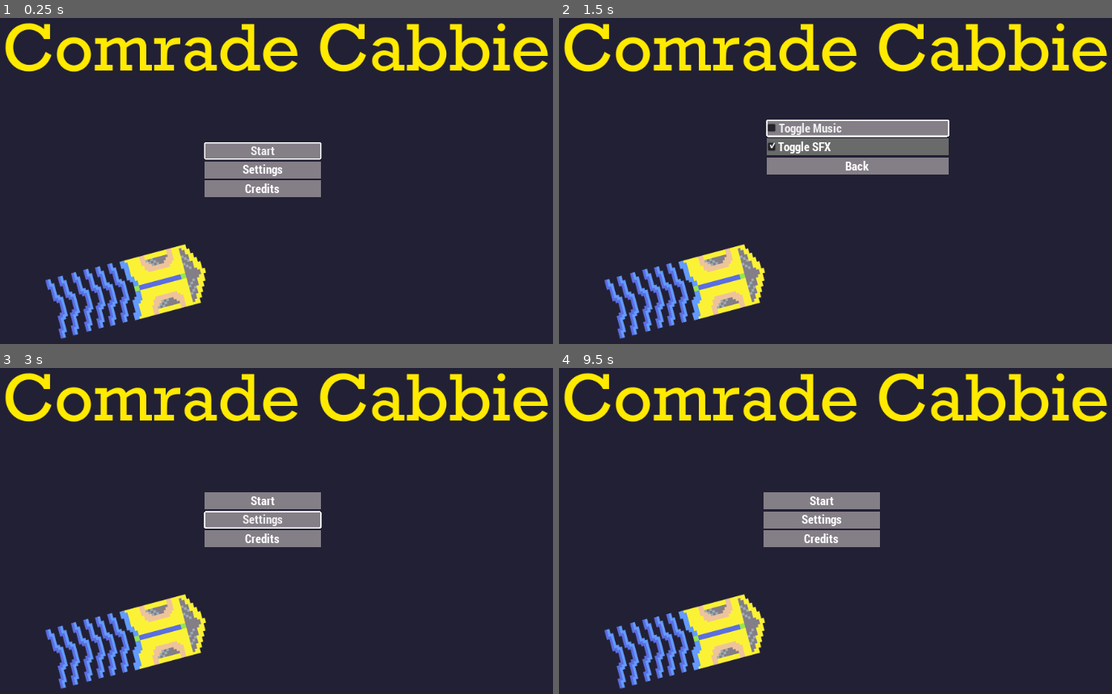
Above: before the commit, frames 1-4 (two rows, left to right).
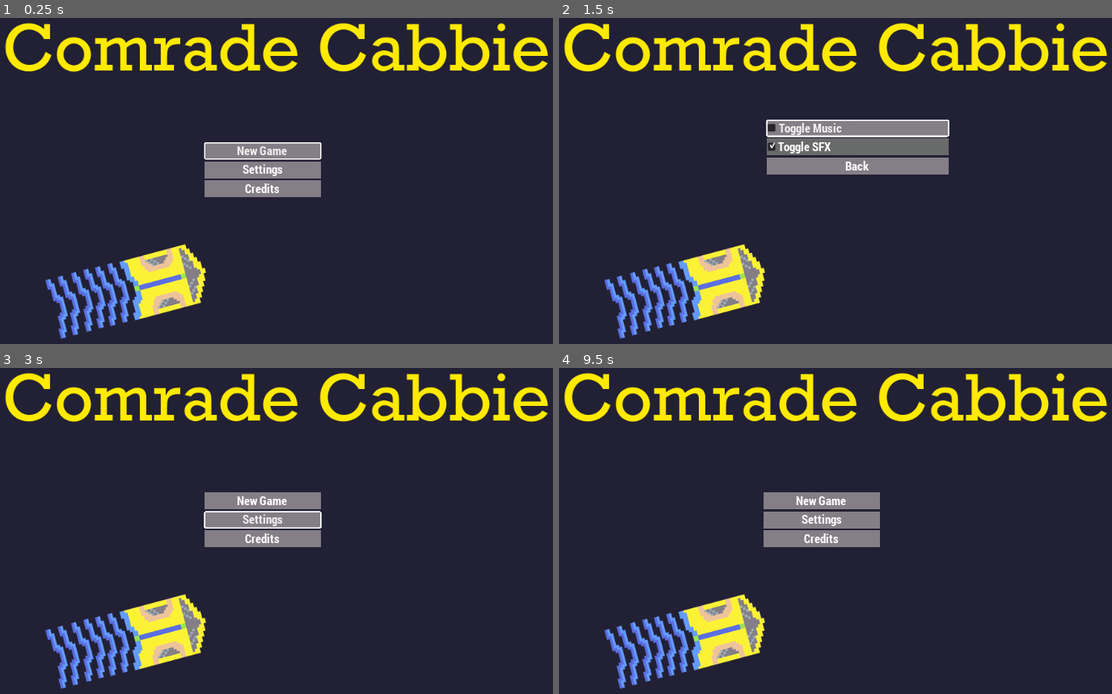
Above: after the commit, the same moments.

Repository: broquaint/comrade-cabbie
Game: Godot game, scene res://Root.tscn
The game is run twice, just before and just after one commit, with the same random seed, the same clock (stepped at 60 frames per second) and the same inputs.
Inputs:
- Up to frame 1 (0.25 s): no input
- Up to frame 2 (1.5 s): click "Settings" at 0.5 s; click "Toggle Music" at 1.25 s
- Up to frame 3 (3 s): click "Toggle SFX" at 2 s; click "Back" at 2.75 s
- Up to frame 4 (9.5 s): click "Credits" at 3.5 s; click "Start" (after the commit: "New Game") at 4.25 s; click "Start" (after the commit: "New Game") at 5 s; hold Right (move_right) 5.78-6.53 s; hold Left (move_left) 6.53-7.28 s; hold Right (move_right) 7.28-8.03 s; hold Up (move_up) 8.03-8.78 s; hold Left (move_left) from 8.78 s (still down); tap Escape (pause) at 9.4 s

The runs differ from the first frame. In frame 1, 0.1% of the frame differs, in the area x 42-52%, y 39-43%; in frame 2, nothing differs; in frame 3, 0.2%; in frame 4, 0.2%.

Commit message:
Add save game functionality
Imagine losing progress.

Diff:
--- a/Asteroid.gd
+++ b/Asteroid.gd
@@ -5,7 +5,12 @@
 export var start_position : Vector2
 export var map_name : String
 
+# Used in subclasses!
+# warning-ignore:unused_signal
 signal announce_unlock(msg)
 
 func on_asteroid_unlocked(_asteroid):
 	pass
+
+func lift_barrier():
+	pass
--- a/FunAsteroid.gd
+++ b/FunAsteroid.gd
@@ -1,4 +1,7 @@
 extends "res://Asteroid.gd"
 
-func on_asteroid_unlocked(asteroid):
+func on_asteroid_unlocked(_asteroid):
 	pass
+
+func lift_barrier():
+	pass
--- a/GameState.gd
+++ b/GameState.gd
@@ -31,8 +31,50 @@
 var unlock_order : Array
 var asteroids_done : Array
 
+const SAVE_GAME_PATH = 'user://savegame.json'
+func save_game_state():
+	var save = {
+		# Don't store the actual node
+		current_asteroid_name = current_asteroid.name,
+		asteroid_satisfaction = asteroid_satisfaction,
+
+		journeys = journeys,
+		unlocks = unlocks,
+		unlock_order = unlock_order,
+		asteroids_done = asteroids_done,
+
+		play_time = root().play_time()
+	}
+	var save_game = File.new()
+	save_game.open(SAVE_GAME_PATH, File.WRITE)
+	save_game.store_string(to_json(save))
+	save_game.close()
+
+func load_game_state():
+	var save_game = File.new()
+	save_game.open(SAVE_GAME_PATH, File.READ)
+	var state = parse_json(save_game.get_as_text())
+	save_game.close()
+
+	# Don't store the actual node
+	self.current_asteroid = asteroid_node(state['current_asteroid_name'])
+	self.asteroid_satisfaction = state['asteroid_satisfaction']
+
+	self.journeys = state['journeys']
+	self.unlocks = state['unlocks']
+	self.unlock_order = state['unlock_order']
+	self.asteroids_done = state['asteroids_done']
+
+	for asteroid in asteroids_done:
+		asteroid_node(asteroid + 'Asteroid').lift_barrier()
+
+	return state
+
+func has_game_save():
+	return File.new().file_exists(SAVE_GAME_PATH)
+
 func initialize():
-	self.current_asteroid = get_node('/root/Root/HomeAsteroid')
+	self.current_asteroid = asteroid_node('HomeAsteroid')
 	if not asteroid_satisfaction.empty():
 		for k in asteroid_satisfaction.keys():
 			self.asteroid_satisfaction[k] = DEFAULT_SATISFACTION
@@ -50,7 +92,7 @@
 	self.asteroids_done = []
 
 const CONFIG_PATH = 'user://gamestate.cfg'
-func load_data():
+func load_settings():
 	var config = ConfigFile.new()
 	var res = config.load(CONFIG_PATH)
 	if res != OK:
@@ -92,7 +134,13 @@
 	set_seen_intro(true)
 
 func set_current_asteroid(new_asteroid):
-	current_asteroid = get_node("/root/Root/%sAsteroid" % new_asteroid)
+	current_asteroid = asteroid_node("%sAsteroid" % new_asteroid)
+
+func root():
+	return get_node('/root/Root')
+
+func asteroid_node(name):
+	return root().get_node(name)
 
 func on_new_dropoff(_dropoff: DropoffPoint, asteroid: Node2D, travel_time: float, journey_score: int):
 	var prev_satisfaction = asteroid_satisfaction[asteroid.name]
@@ -126,6 +174,11 @@
 	journeys.push_front({score = journey_score, asteroid = asteroid.name.replace('Asteroid', '')})
 	handle_unlocks()
 
+	save_game_state()
+
+func on_asteroid_change(_from, _to):
+	call_deferred('save_game_state')
+
 func good_journey_count():
 	if unlock_order.empty():
 		return 0
@@ -167,13 +220,3 @@
 
 func unlocked_asteroids():
 	return asteroids_done
-#	var res = []
-#	for k in unlocks.keys():
-#		if unlocks[k]:
-#			res.append(k)
-#	# A bit clunky but only consider a unlock on _subsequent_ unlock.
-#	if res.size() > 0:
-#		res.pop_back()
-#	if not res.has('Home'):
-#		res.append('Home')
-#	return res
--- a/GoodsAsteroid.gd
+++ b/GoodsAsteroid.gd
@@ -3,6 +3,9 @@
 func on_asteroid_unlocked(asteroid):
 	# TODO – Create Fun asteroid and unlock _that_ too.
 	if asteroid == 'Home':
-		$HomeBarrier/AnimationPlayer.play("LiftHomeBarrier")
+		lift_barrier()
 #		emit_signal("announce_unlock", '[b]The Fun asteroid wants you! Head to the [i]Mideastern Tunnel[/i]![/b]')
 		emit_signal("announce_unlock", '[b]All asteroids explored! Comrade Cabbie, you are [i]the best![/i][/b]')
+
+func lift_barrier():
+	$HomeBarrier/AnimationPlayer.play("LiftHomeBarrier")
--- a/HUD.tscn
+++ b/HUD.tscn
@@ -32,6 +32,7 @@
 [ext_resource path="res://assets/pickup point.png" type="Texture" id=30]
 [ext_resource path="res://assets/dropoff point.png" type="Texture" id=31]
 [ext_resource path="res://CompletionPopup.gd" type="Script" id=32]
+[ext_resource path="res://HudManager.gd" type="Script" id=33]
 
 [sub_resource type="StyleBoxFlat" id=29]
 bg_color = Color( 0.411765, 0.415686, 0.415686, 1 )
@@ -242,6 +243,7 @@
 }
 
 [node name="HUD" type="CanvasLayer"]
+script = ExtResource( 33 )
 __meta__ = {
 "_edit_horizontal_guides_": [ 428.025, 320.471 ],
 "_edit_vertical_guides_": [ 169.244 ]
@@ -629,7 +631,6 @@
 
 [node name="TitleMenu" type="VBoxContainer" parent="."]
 pause_mode = 2
-visible = false
 margin_left = 398.83
 margin_top = 273.87
 margin_right = 583.83
@@ -640,27 +641,35 @@
 "_edit_group_": true
 }
 
-[node name="Start" type="Button" parent="TitleMenu"]
+[node name="ContinueGame" type="Button" parent="TitleMenu"]
 margin_right = 185.0
 margin_bottom = 27.0
 focus_neighbour_top = NodePath("../Credits")
-focus_neighbour_bottom = NodePath("../Settings")
-text = "Start"
-
-[node name="Settings" type="Button" parent="TitleMenu"]
+focus_neighbour_bottom = NodePath("../NewGame")
+text = "Continue Game"
+
+[node name="NewGame" type="Button" parent="TitleMenu"]
 margin_top = 31.0
 margin_right = 185.0
 margin_bottom = 58.0
-focus_neighbour_top = NodePath("../Start")
-focus_neighbour_bottom = NodePath("../Credits")
-text = "Settings"
-
-[node name="Credits" type="Button" parent="TitleMenu"]
+focus_neighbour_top = NodePath("../ContinueGame")
+focus_neighbour_bottom = NodePath("../Settings")
+text = "New Game"
+
+[node name="Settings" type="Button" parent="TitleMenu"]
 margin_top = 62.0
 margin_right = 185.0
 margin_bottom = 89.0
+focus_neighbour_top = NodePath("../NewGame")
+focus_neighbour_bottom = NodePath("../Credits")
+text = "Settings"
+
+[node name="Credits" type="Button" parent="TitleMenu"]
+margin_top = 93.0
+margin_right = 185.0
+margin_bottom = 120.0
 focus_neighbour_top = NodePath("../Settings")
-focus_neighbour_bottom = NodePath("../Start")
+focus_neighbour_bottom = NodePath("../NewGame")
 text = "Credits"
 
 [node name="SettingsMenu" parent="." instance=ExtResource( 25 )]
--- a/HomeAsteroid.gd
+++ b/HomeAsteroid.gd
@@ -2,5 +2,8 @@
 
 func on_asteroid_unlocked(asteroid):
 	if asteroid == 'Services':
-		$ServicesBarrier/AnimationPlayer.play("LiftServicesBarrier")
+		lift_barrier()
 		emit_signal('announce_unlock', '[b]The Services asteroid wants you! Head to the [i]East tunnel[/i]![/b]')
+
+func lift_barrier():
+	$ServicesBarrier/AnimationPlayer.play("LiftServicesBarrier")
--- /dev/null
+++ b/HudManager.gd
@@ -0,0 +1,18 @@
+extends CanvasLayer
+
+# Put everything into its default state.
+func initialize():
+	$Control/Container/TravelTime.bbcode_text = '-'
+	$Control/Container/Speed.bbcode_text = '0m/s'
+
+	$SatisfactionMeter.set_progress_meter()
+	$SatisfactionMeter.set_asteroid_meter(GameState.current_asteroid)
+
+	$FlashAnimationPlayer.play("RESET")
+	# $NeedleAnimationPlayer.play()
+
+	$MessageLog.setup()
+
+	$BannerPanel/BannerAnimationPlayer.play("RESET")
+
+	$CompletionPopup.hide()
--- a/MessageLog.gd
+++ b/MessageLog.gd
@@ -3,10 +3,15 @@
 const TRANSPARENT = Color('#00ffffff')
 const APPARENT    = Color('#ffffffff')
 
-var msg_id = 0
+var msg_id : int
 
 func _ready():
+	setup()
+
+func setup():
 	$FadeTimer.connect('timeout', self, 'disappear')
+	msg_id = 0
+	clear_log()
 
 func clear_log():
 	for kid in get_children():
--- a/Player.gd
+++ b/Player.gd
@@ -58,6 +58,9 @@
 	$Decelerating.stop()
 	$Exhaust.emitting = false
 	$BoostExhaust.emitting = false
+
+	position = GameState.current_asteroid.start_position
+	set_next_pickup(GameState.current_asteroid)
 
 func picking_up():
 	return current_state == CabState.PICKING_UP
--- a/Root.gd
+++ b/Root.gd
@@ -38,7 +38,7 @@
 	GameState.connect('asteroid_unlock', self, 'on_asteroid_unlocked')
 	$GoodsAsteroid.connect('announce_unlock', self, 'unlocks_complete')
 
-	GameState.load_data()
+	GameState.load_settings()
 
 	if not GameState.settings['music']:
 		AudioServer.set_bus_mute(1, true)
@@ -52,25 +52,16 @@
 
 # Used during start+restart
 func setup():
+	# Setup general game state.
 	GameState.initialize()
-	$HUD/DestFlashControl.reset()
-	$HUD/MessageLog.clear_log()
-	# Setup general game state.
+	# Get the player ready.
 	$Player.initialize()
-	$Player.position = Vector2(2000, 1000) # Home
-#	$Player.position = Vector2(10065, 3250) # Services
-#	$Player.position = Vector2(9428, 12950) # Study
-#	$Player.position = Vector2(200, 4000) # Goods
-	$Player.set_next_pickup($HomeAsteroid)
-
-	$HUD/Control/Container/TravelTime.bbcode_text = '-'
-	$HUD/Control/Container/Speed.bbcode_text = '0m/s'
-	$HUD/SatisfactionMeter.set_progress_meter()
-	$HUD/SatisfactionMeter.set_asteroid_meter($HomeAsteroid)
+	# Set all HUD elements to default.
+	$HUD.initialize()
 
 const TIMER_LIMIT = 86400*7*52
 # Used coming from Title screen
-func start_game():
+func start_new_game():
 	GameState.current_state = GameState.States.PLAYING
 	get_tree().paused = false
 	play_music()
@@ -78,6 +69,23 @@
 	$PlayTime.start(TIMER_LIMIT)
 	if not GameState.settings['seen_intro']:
 		$HUD/IntroPopup.popup()
+
+func load_previous_game():
+	# XXX Not using current_state ATM
+	GameState.current_state = GameState.States.PLAYING
+	get_tree().paused = false
+	play_music()
+
+	var state = GameState.load_game_state()
+	$PlayTime.start(state['play_time'])
+
+	$Player.initialize()
+
+	$HUD/SatisfactionMeter.set_progress_meter()
+	$HUD/SatisfactionMeter.set_asteroid_meter(GameState.current_asteroid)
+
+func play_time():
+	return TIMER_LIMIT - $PlayTime.time_left
 
 func unlocks_complete(_asteroid):
 	# Using a Timer as that handles games pauses seamlessly.
@@ -87,8 +95,6 @@
 	$HUD/CompletionPopup.journeys_end(completion_time, GameState.settings['fastest_time'])
 
 func play_music():
-	if $SoundTrack.playing:
-		$SoundTrack.stop()
 	$SoundTrack.stream.loop = true
 	# Don't adjust volume if music is muted.
 	if GameState.settings['music']:
@@ -146,6 +152,7 @@
 
 func _connect_tunnels():
 	for tunnel in [$HomeGoodsTunnel, $HomeServicesTunnel, $ServicesStudyTunnel, $GoodsStudyTunnel]:
+		tunnel.connect('tunnel_entered', GameState, 'on_asteroid_change')
 		tunnel.connect('tunnel_entered', $Player, 'on_asteroid_change')
 		tunnel.connect('tunnel_entered', $HUD/DestFlashControl, 'on_asteroid_change')
 		tunnel.connect('tunnel_entered', $HUD/SatisfactionMeter, 'on_asteroid_change')
--- a/Root.tscn
+++ b/Root.tscn
@@ -15,14 +15,6 @@
 
 [node name="Root" type="Node2D"]
 script = ExtResource( 4 )
-
-[node name="ColorRect" type="ColorRect" parent="."]
-visible = false
-margin_left = 11.0
-margin_top = -13.0
-margin_right = 11047.0
-margin_bottom = 4187.0
-color = Color( 0.34902, 0.337255, 0.321569, 1 )
 
 [node name="HomeAsteroid" parent="." instance=ExtResource( 1 )]
 
--- a/ServicesAsteroid.gd
+++ b/ServicesAsteroid.gd
@@ -2,5 +2,8 @@
 
 func on_asteroid_unlocked(asteroid):
 	if asteroid == 'Study':
-		$StudyBarrier/AnimationPlayer.play("LiftStudyBarrier")
+		lift_barrier()
 		emit_signal("announce_unlock", '[b]The Study asteroid wants you! Head to the [i]Southern Tunnel[/i]![/b]')
+
+func lift_barrier():
+	$StudyBarrier/AnimationPlayer.play("LiftStudyBarrier")
--- a/StudyAsteroid.gd
+++ b/StudyAsteroid.gd
@@ -2,5 +2,8 @@
 
 func on_asteroid_unlocked(asteroid):
 	if asteroid == 'Goods':
-		$GoodsBarrier/AnimationPlayer.play("LiftGoodsBarrier")
+		lift_barrier()
 		emit_signal("announce_unlock", '[b]The Goods asteroid wants you! Head to the [i]Western Tunnel[/i]![/b]')
+
+func lift_barrier():
+	$GoodsBarrier/AnimationPlayer.play("LiftGoodsBarrier")
--- a/TitleMenu.gd
+++ b/TitleMenu.gd
@@ -1,20 +1,32 @@
 extends VBoxContainer
 
 func _ready():
-	$Start.connect('pressed', self, 'start_game')
+	$NewGame.connect('pressed', self, 'start_game')
+	$ContinueGame.connect('pressed', self, 'continue_game')
 	$Settings.connect('pressed', self, 'show_settings')
 	$Credits.connect('pressed', self, 'show_credits')
 	$'../SettingsMenu'.connect('left_title_settings', self, 'leave_settings')
+
 	show_title()
 
 func show_title():
 	get_tree().paused = true
 	$'../Title'.show()
 	show()
-	$Start.grab_focus()
+	if not GameState.has_game_save():
+		$ContinueGame.hide()
+		$NewGame.grab_focus()
+	else:
+		$ContinueGame.show()
+		$ContinueGame.grab_focus()
 
 func start_game():
-	root().start_game()
+	root().start_new_game()
+	$'../Title'.hide()
+	hide()
+
+func continue_game():
+	root().load_previous_game()
 	$'../Title'.hide()
 	hide()
 
Not shown: 1 places in HUD.tscn that only renumber resources
